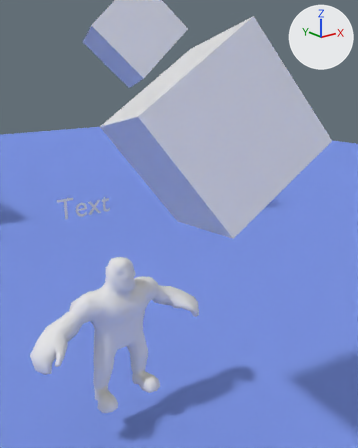
Before and after pictures for a commit that changed the Blender file true_ninja.blend.
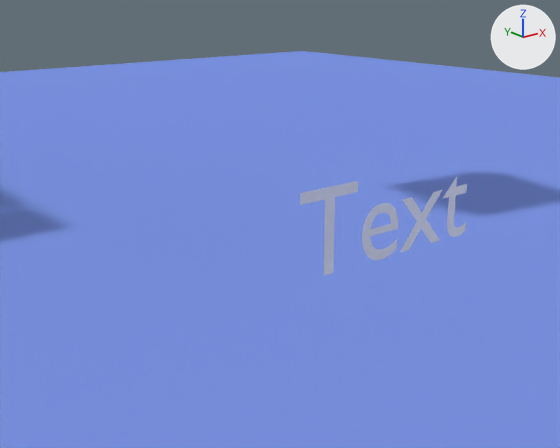
Old and new are each drawn from a 50 mm camera at (-5.34, -33.65, 16.15) aimed at (8.61, -16.22, 9.17) and again close up from a 50 mm camera at (-0.99, -19.07, 12.54) aimed at (4.29, -12.47, 9.9). Every picture has the same lights, and +X, +Y and +Z are marked at upper right.

The first close-up shows 'Plane', 'Text.001'.
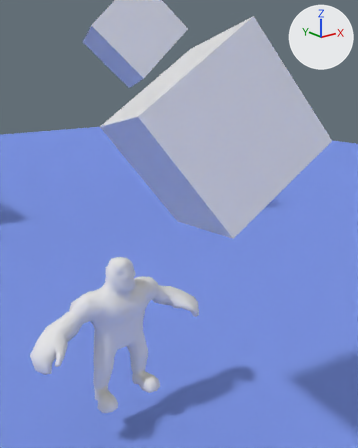
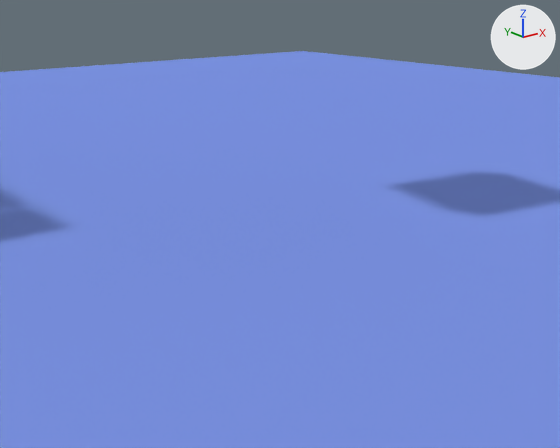
Changed parts and their boxes (x1, y1, x2, y2) in the close-ups (560 x 448 px):
'Text.001', deleted: before (300, 177, 467, 275)

Diff of the bpy script that builds the scene:
```diff
--- a/true_ninja.blend.py
+++ b/true_ninja.blend.py
@@ ob_text_001 @@
-ob_text_001 = bpy.data.objects.new('Text.001', txt_text_001)
-ob_text_001.location = (3.908, -13.243, 9.507)
-ob_text_001.rotation_euler = (1.571, 0.0, 0.0)  # degrees (90, 0, 0)
-ob_text_001.scale = (1.43, 1.43, 1.43)
```
